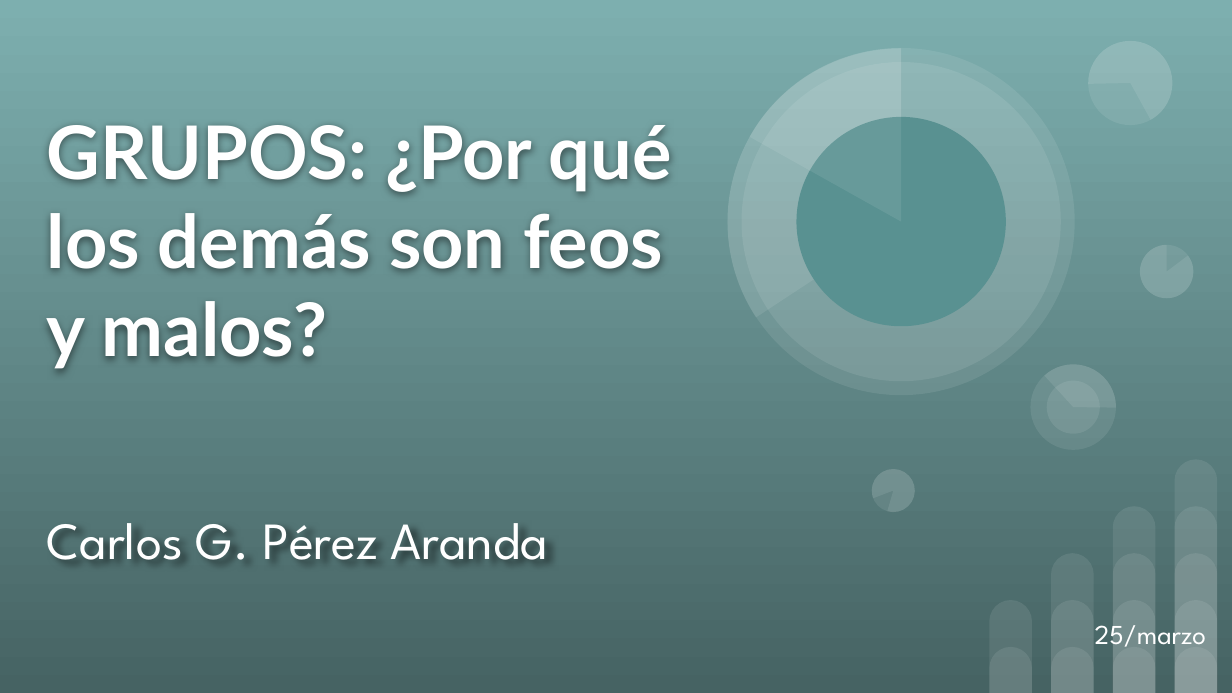
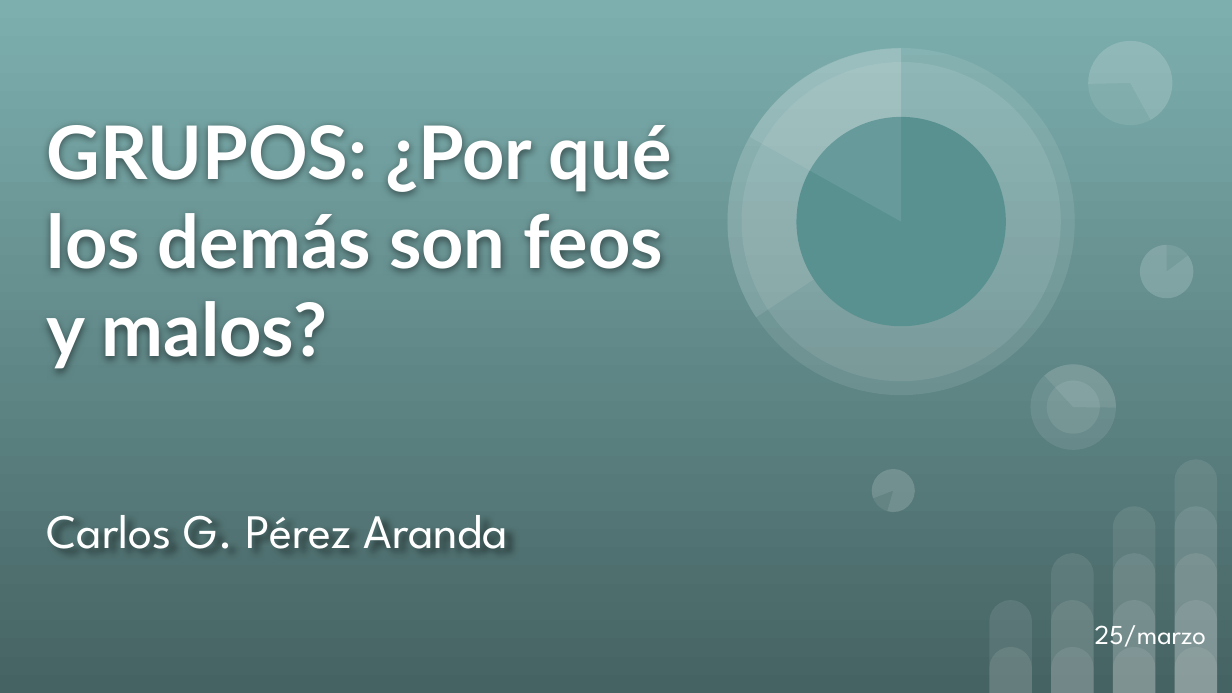
Before and after one commit to CGPerezAranda/Cognici-n-y-comunicaci-n-en-ingenier-a-del-software, a slide deck: slide 1 of Lectura para el 25_03/Grupos.pptx. Drawn at 1232x693 pixels with LibreOffice and Linux fonts; fonts in the diff are those of the drawing. Boxes give left, top, right and bottom in pixels: in the first picture for what was removed or moved away, otherwise in the second. Text is boxed around its words. In the diff, an @@ line names an element or a change of style, - is before the commit and + after.

```diff
--- a/Lectura para el 25_03/Grupos.pptx
+++ b/Lectura para el 25_03/Grupos.pptx
@@ subtitle "Carlos G. Pérez Aranda" at bbox=[47, 515, 508, 549]: size 30.5 to 28.1 pt; line spacing 1 to 0.9 @@
```
Also in this commit, not shown: 10 other slides changed, 19 other files.
